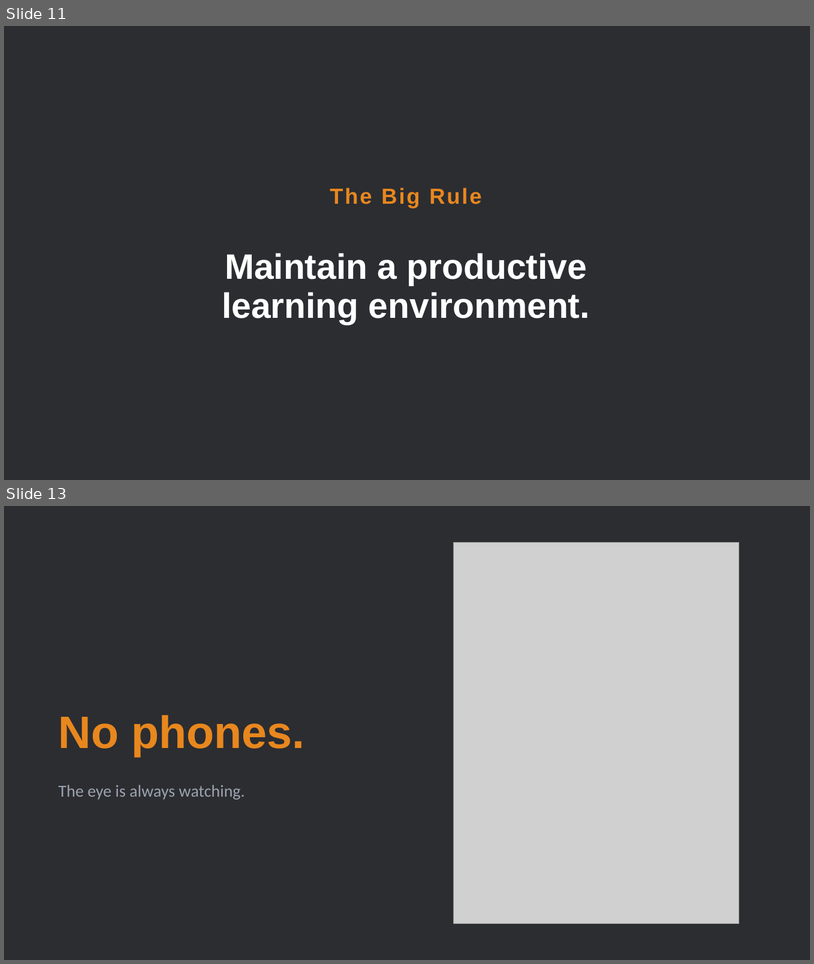
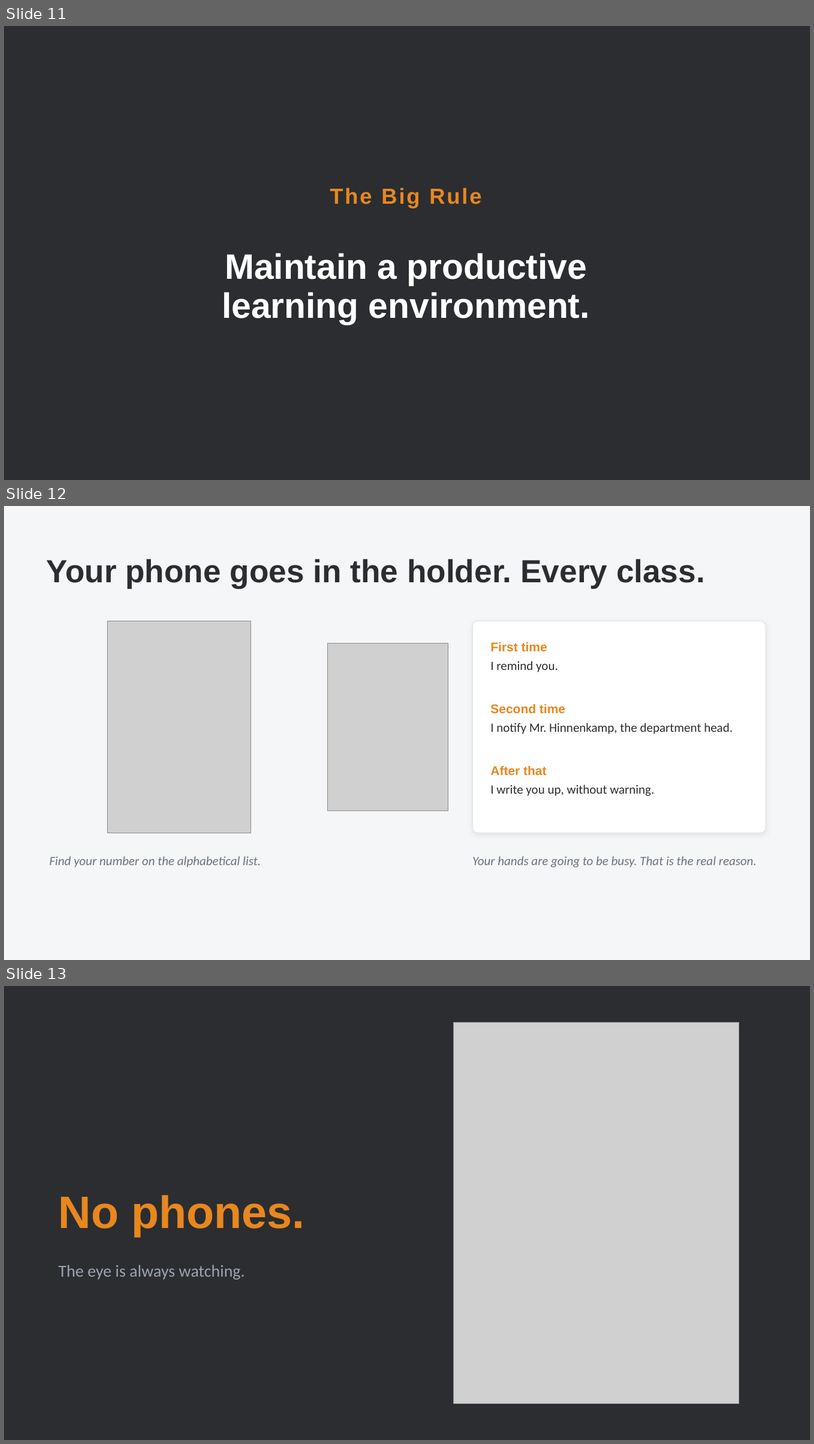
Before and after one commit to MrSalemi/nhsengineering, a slide deck: Engineering _ Class 01 _ Welcome (2026).pptx. Shown one above the other, each under a label of ours: slides 11 and 13 before the commit, slides 11, 12 and 13 after it; the slides between them are not shown. The pictures are 814x964 and 814x1444 pixels, drawn with LibreOffice and Linux fonts; fonts in the diff are those of the drawing; grey boxes stand for pictures; background and template pictures are left out. Boxes give left, top, right and bottom in pixels: in the first picture for what was removed or moved away, otherwise in the second. Text is boxed around its words. In the diff, an @@ line names an element or a change of style, - is before the commit and + after.

```diff
--- a/Engineering _ Class 01 _ Welcome (2026).pptx
+++ b/Engineering _ Class 01 _ Welcome (2026).pptx
@@ slide 12 added at [4, 506, 810, 960], background #F5F6F7 @@
@@ text added at [47, 559, 705, 588], 38 pt, text #2B2D31, bold @@
+Your phone goes in the holder. Every class.
@@ picture added at [108, 621, 251, 832] @@
@@ rounded rectangle added at [473, 621, 766, 832], fill #FFFFFF, outline #E3E5E8 1 pt @@
@@ picture added at [327, 643, 449, 811] @@
@@ text added at [491, 642, 548, 652], 15 pt, text #E8871E, bold @@
+First time
@@ text added at [491, 661, 558, 672], 15 pt, text #2B2D31 @@
+I remind you.
@@ text added at [491, 703, 566, 714], 15 pt, text #E8871E, bold @@
+Second time
@@ text added at [491, 723, 733, 734], 15 pt, text #2B2D31 @@
+I notify Mr. Hinnenkamp, the department head.
@@ text added at [491, 765, 546, 775], 15 pt, text #E8871E, bold @@
+After that
@@ text added at [491, 784, 654, 796], 15 pt, text #2B2D31 @@
+I write you up, without warning.
@@ text added at [50, 856, 261, 867], 15 pt, text #6B7280, italic @@
+Find your number on the alphabetical list.
@@ text added at [473, 856, 757, 867], 15 pt, text #6B7280, italic @@
+Your hands are going to be busy. That is the real reason.
```
Also in this commit, not shown: 2 slides changed, 1 slide removed.
